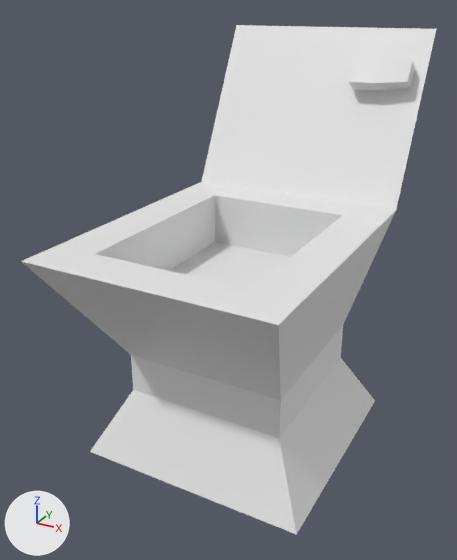
What one commit did to the FBX model Assets/House/Bathroom_Assets/wc.fbx.
Both versions are drawn from a 50 mm lens placed at (-18.64, -2.21, 0.84), pointed at (-19.87, 0.03, -0.28). Lighting does not change. The marker at lower left points along +X, +Y and +Z.

The scene before the commit, as lines of its bpy script (objects in view):
```python
me_cube_012 = bpy.data.meshes.new('Cube.012')
me_cube_012.from_pydata(...)  # 40 vertices, 36 faces; spans x -0.5..0.5, y -0.88..0.89, z -0.64..1.09
me_cube_012.materials.append(mat_material)  # white #e7e7e7
ob_cube_012 = bpy.data.objects.new('Cube.012', me_cube_012)
ob_cube_012.location = (-19.779, 0.138, -0.362)
```
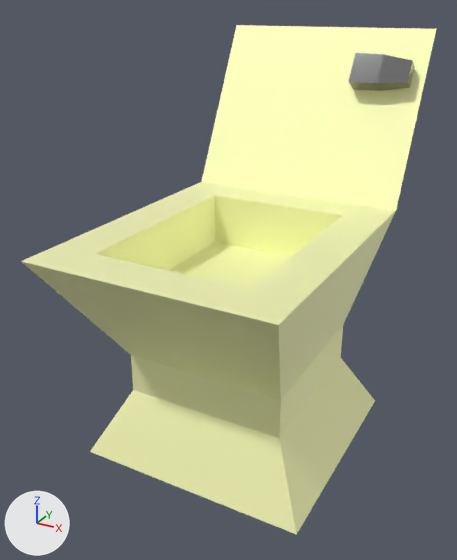
The newer file is also turned or shifted as a whole; pictures and numbers use the older file's frame.

Boxes (x1, y1, x2, y2) around the edits, measured in the pictures (457 x 560 px):
part 1 of me_cube_012, recoloured (white to beige)
    both: (21, 25, 436, 535)
part 2 of me_cube_012, recoloured (white to grey)
    both: (349, 53, 415, 91)

The change in detail:
Material 'Ceramica' (mat_ceramica) is new.
Its base color is (0.988, 1.0, 0.646) (beige #feffd2).
Its metallic is 1.0.
Its roughness is 0.8.
Material 'Metal' (mat_metal) is new.
Its base color is (0.3, 0.3, 0.3) (grey #959595).
Its metallic is 1.0.
Its roughness is 0.1.
me_cube_012 has 40 vertices, 36 faces and spans x -0.5..0.5, y -0.88..0.89, z -0.64..1.09.
me_cube_012 is used by ob_cube_012; location (-19.779, 0.138, -0.362).
me_cube_012 part 1: 25 of the faces centred in x -0.45..0.42, y -0.78..0.81, z -0.64..1.0 switch from mat_material (white #e7e7e7) to mat_ceramica (beige #feffd2).
me_cube_012 part 2: all 10 faces centred in x 0.18..0.44, y 0.55..0.63, z 0.85..0.97 switch from mat_material (white #e7e7e7) to mat_metal (grey #959595).
